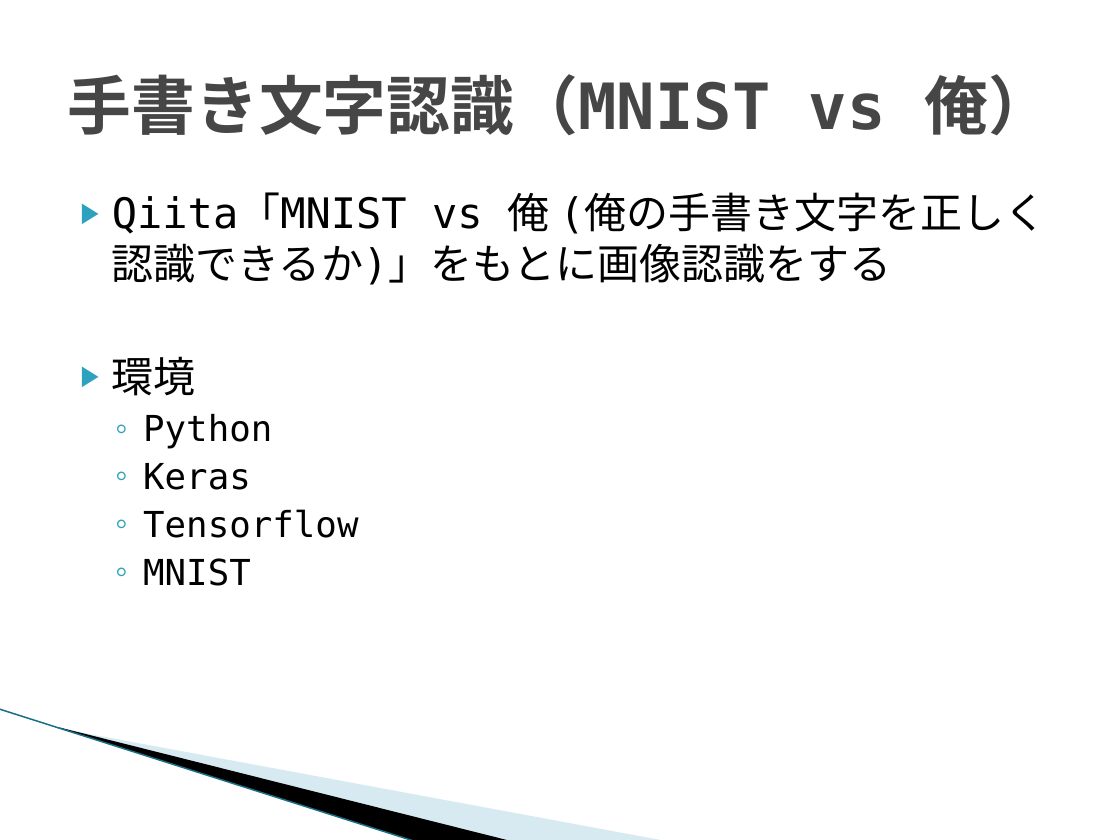
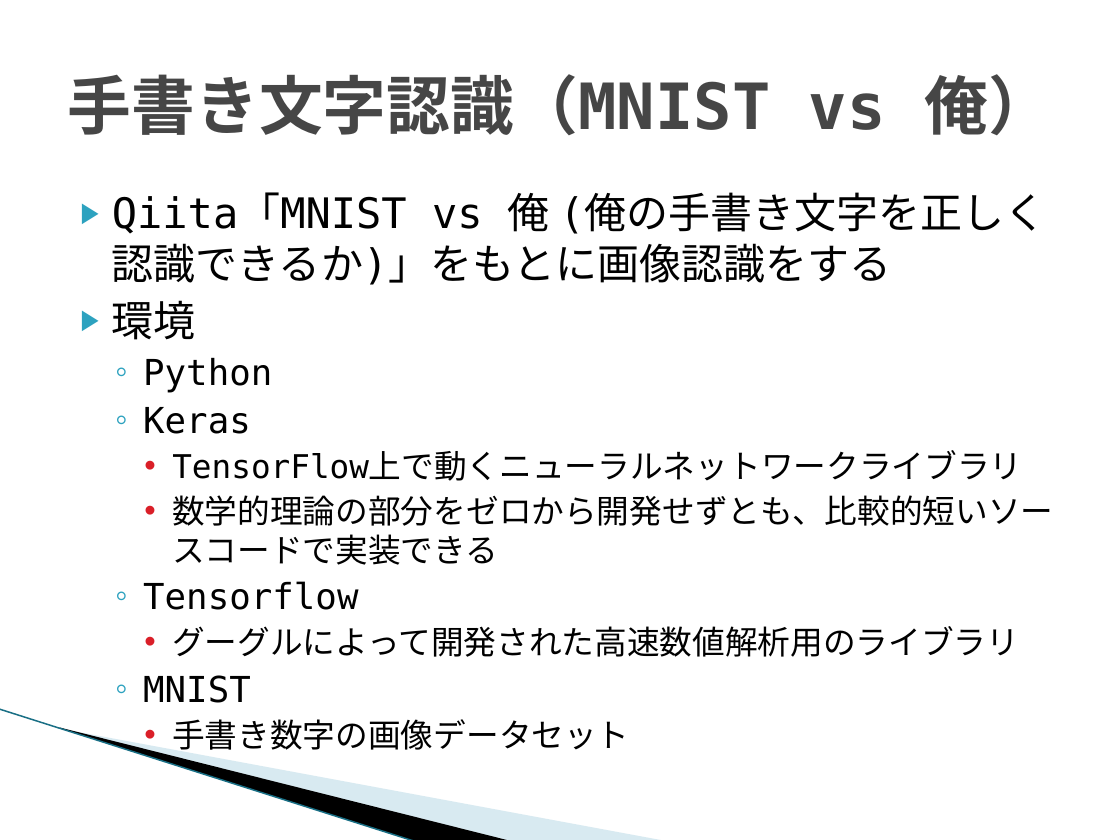
Before and after one commit to aaaakkkkiii/deeplearning, a slide deck: slide 19 of ディープラーニング.pptx (slide 20 before the commit). Drawn at 1120x840 pixels with LibreOffice and Linux fonts; fonts in the diff are those of the drawing; background and template pictures are left out. Boxes give left, top, right and bottom in pixels: in the first picture for what was removed or moved away, otherwise in the second. Text is boxed around its words. In the diff, an @@ line names an element or a change of style, - is before the commit and + after.

```diff
--- a/ディープラーニング.pptx
+++ b/ディープラーニング.pptx
@@ text at (172, 451, 1053, 565): paragraphs added @@
+    • TensorFlow上で動くニューラルネットワークライブラリ
+    • 数学的理論の部分をゼロから開発せずとも、比較的短いソースコードで実装できる
@@ text at (172, 626, 1019, 657): paragraph added @@
+    • グーグルによって開発された高速数値解析用のライブラリ
@@ text at (172, 719, 629, 750): paragraph added @@
+    • 手書き数字の画像データセット
```
Also in this commit, not shown: 3 other slides changed, 1 slide added, 1 slide removed.
